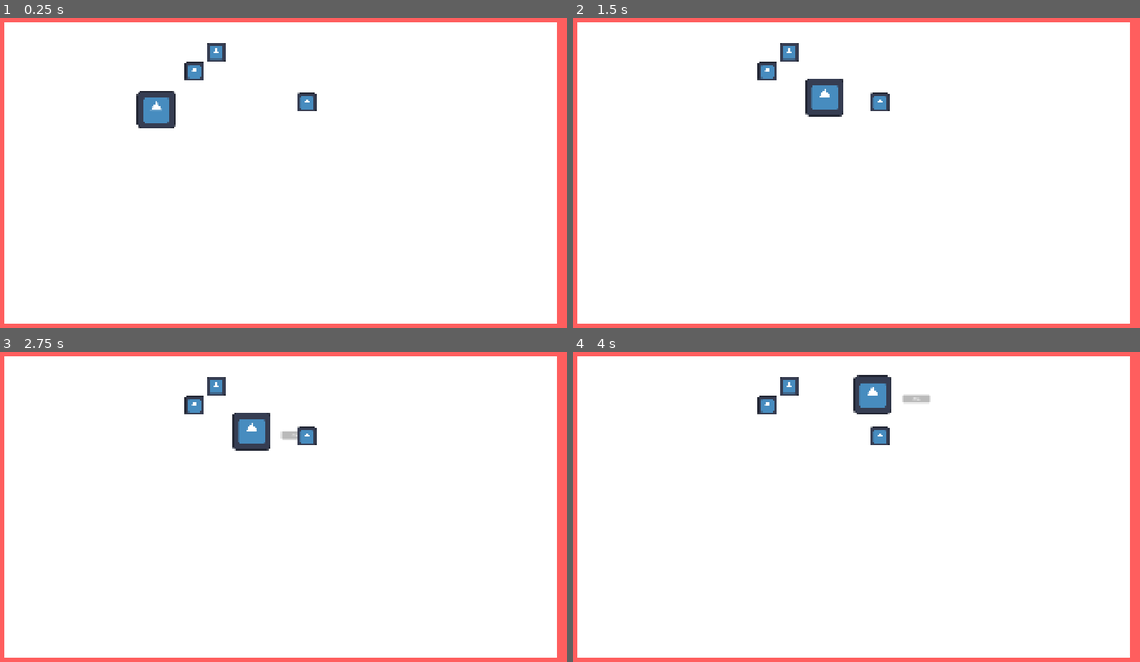
Above: before the commit, frames 1-4 (two rows, left to right).
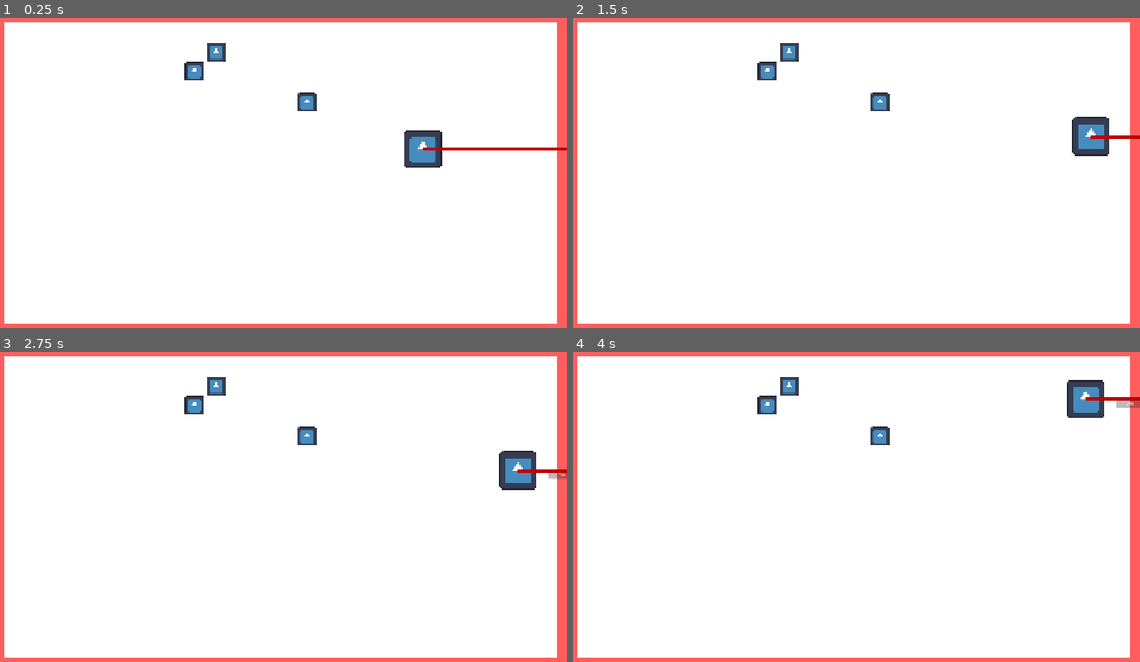
Above: after the commit, the same moments.

Repository: packapunchgames/RicoGame
Game: Godot game, scene res://ScenesAndScripts/main.tscn
Two runs of this game, one before a commit and one after it. Both use one fixed random seed, a clock stepped at 60 frames per second and the inputs below. The engine's default icon, where the game draws it, is replaced by a stand-in: a white triangle on a blue panel in a dark square.
Inputs (mouse positions are in pixels of both pictures, inside the frame that each line leads up to):
- Up to frame 1 (0.25 s): no input
- Up to frame 2 (1.5 s): tap Enter at 0.5 s; move the mouse to (981, 157) at 0.52 s; press the mouse at (981, 157) at 0.53 s; tap Space at 1.25 s; move the mouse to (737, 188) at 1.27 s; release the mouse at (737, 188) at 1.28 s; click (737, 188) at 1.35 s
- Up to frame 3 (2.75 s): tap Enter at 2 s; move the mouse to (340, 435) at 2.02 s; press the mouse at (340, 435) at 2.03 s
- Up to frame 4 (4 s): tap Space at 2.75 s; move the mouse to (822, 572) at 2.77 s; release the mouse at (822, 572) at 2.78 s; click (822, 572) at 2.85 s; tap Enter at 3.5 s; move the mouse to (1026, 553) at 3.52 s; press the mouse at (1026, 553) at 3.53 s

The runs differ from the first frame. In frame 1, 1.8% of the frame differs, in the area x 24-100%, y 23-49%; in frame 2, 1.7%; in frame 3, 1.8%; in frame 4, 1.9%, in the area x 49-100%, y 7-22%.

Commit message:
starting preview tool

Diff:
--- a/ScenesAndScripts/ball.tscn
+++ b/ScenesAndScripts/ball.tscn
@@ -1,8 +1,9 @@
-[gd_scene load_steps=5 format=3 uid="uid://8mwywa4awn30"]
+[gd_scene load_steps=6 format=3 uid="uid://8mwywa4awn30"]
 
 [ext_resource type="Texture2D" uid="uid://cqrhc2gl0xm4w" path="res://icon.svg" id="1_fr7ir"]
 [ext_resource type="Script" uid="uid://b41bbnfex73u3" path="res://ScenesAndScripts/ball.gd" id="1_u80ob"]
 [ext_resource type="Script" uid="uid://0448pcmbuw30" path="res://ScenesAndScripts/preview_vector.gd" id="3_0vprl"]
+[ext_resource type="Script" uid="uid://cbjdrsxrovtya" path="res://ScenesAndScripts/preview.gd" id="4_4u0h2"]
 
 [sub_resource type="CircleShape2D" id="CircleShape2D_pd41g"]
 radius = 65.9697
@@ -24,3 +25,14 @@
 rotation = -6.28319
 pivot_offset = Vector2(-100, 0)
 script = ExtResource("3_0vprl")
+metadata/_edit_use_anchors_ = true
+
+[node name="Preview" type="Node2D" parent="."]
+script = ExtResource("4_4u0h2")
+ray_length = 1000
+
+[node name="Line2D" type="Line2D" parent="Preview"]
+points = PackedVector2Array(0, 0, 1000, 0, 1000, 0, 1000, 0, 1000, 0, 1000, 0)
+default_color = Color(0.75, 0, 0, 1)
+
+[node name="LaserPreviewStart" type="Marker2D" parent="."]
--- /dev/null
+++ b/ScenesAndScripts/preview.gd
@@ -0,0 +1,38 @@
+@tool
+extends Node2D
+
+@export var angle : float = 0
+@export var max_bounces : int = 5
+@export var ray_length : int = 500
+@export var fixed_position : Vector2 = Vector2.ZERO
+
+@onready var line : Line2D = $Line2D
+
+func _physics_process(delta: float) -> void:
+	if Engine.is_editor_hint():
+		update_laser_path()
+
+func update_laser_path():
+	var points = []
+	var initial_position = fixed_position
+	var current_position = initial_position
+	var current_direction = Vector2.RIGHT.rotated(deg_to_rad(angle))
+
+	points.append(current_position)
+
+	for i in max_bounces:
+		var space_state = get_world_2d().direct_space_state
+		var query = PhysicsRayQueryParameters2D.new()
+		query.from = current_position
+		query.to = current_position + current_direction * ray_length
+		var result = space_state.intersect_ray(query)
+
+		if result:
+			points.append(result.position)
+			var normal = result.normal
+			current_direction = current_direction.bounce(normal)
+			current_position = result.position
+		else:
+			points.append(current_position + current_direction * ray_length)
+
+	line.points = points
--- a/ScenesAndScripts/world.tscn
+++ b/ScenesAndScripts/world.tscn
@@ -10,9 +10,6 @@
 
 [node name="Room" parent="." instance=ExtResource("1_6umu5")]
 
-[node name="Ball" parent="." instance=ExtResource("2_sc030")]
-position = Vector2(544, 328)
-
 [node name="Target" parent="." instance=ExtResource("3_arfx4")]
 position = Vector2(672, 200)
 
@@ -21,3 +18,6 @@
 
 [node name="Target3" parent="." instance=ExtResource("3_arfx4")]
 position = Vector2(1048, 304)
+
+[node name="Ball" parent="." instance=ExtResource("2_sc030")]
+position = Vector2(1436, 460)
Not shown, added: ScenesAndScripts/preview.gd.uid
